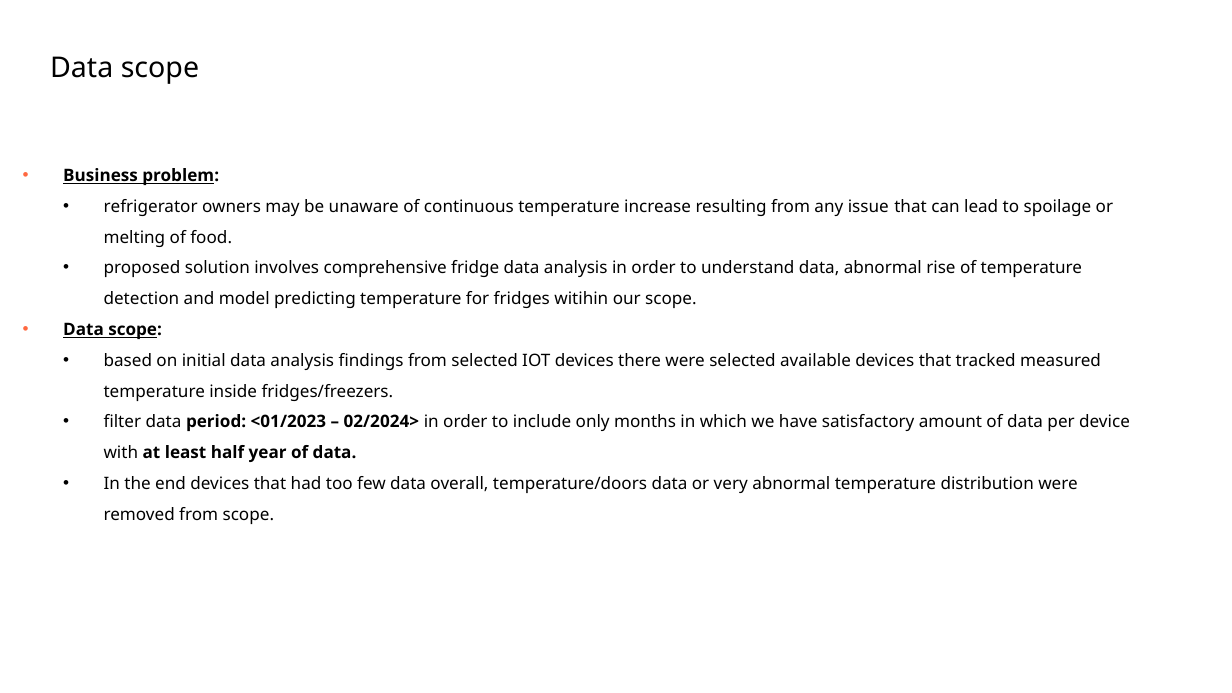
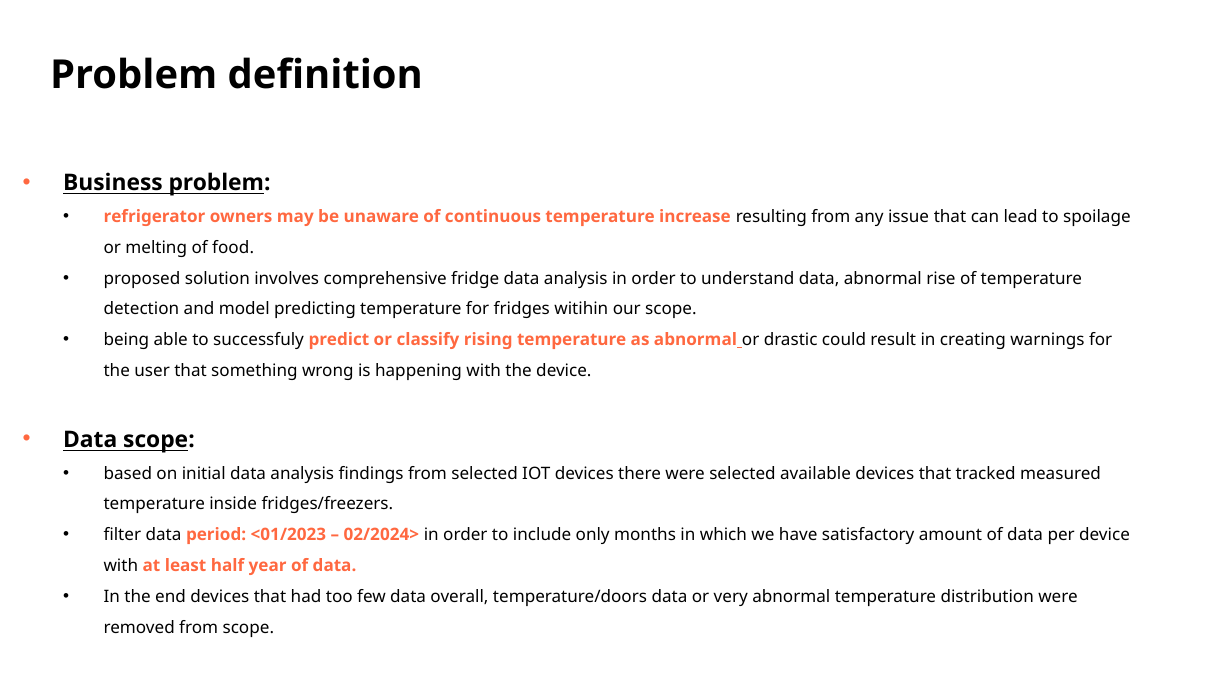
Before and after one commit to mnowicki94/udacity_clean_code_task, a slide deck: slide 2 of cdp.pptx. Drawn at 1232x693 pixels with LibreOffice and Linux fonts; fonts in the diff are those of the drawing; background and template pictures are left out. Boxes give left, top, right and bottom in pixels: in the first picture for what was removed or moved away, otherwise in the second. Text is boxed around its words. In the diff, an @@ line names an element or a change of style, - is before the commit and + after.

```diff
--- a/cdp.pptx
+++ b/cdp.pptx
@@ title at (50, 57, 423, 89): text changed; size 20 to 28 pt; bold on @@
-Data scope
+Problem definition
@@ text at (63, 172, 1131, 575): size 12 to 16 pt in "Business problem:", "Data scope:"; text colour #000000 to #FF6840 in "refrigerator owners may be unaware of continuous ...", "period: <01/2023 – 02/2024> at least half ..."; bold on in "refrigerator owners may be unaware of continuous ..." @@
@@ text at (104, 332, 1112, 380): paragraph added @@
+  • being able to successfuly predict or classify rising temperature as abnormal or drastic could result in creating warnings for the user that something wrong is happening with the device.
```
Also in this commit, not shown: 30 other slides changed, 1 slide added, 3 slides removed.
